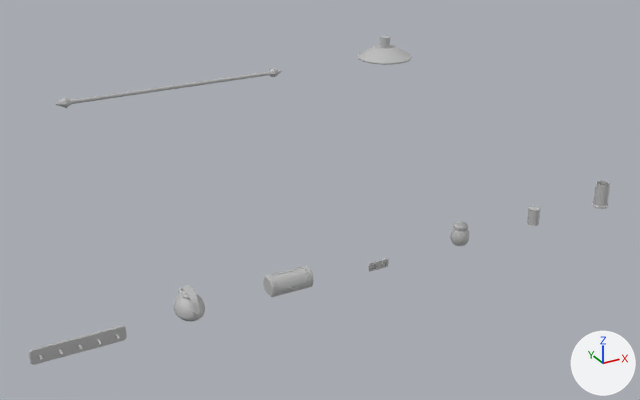
Two versions of the FBX model Assets/04_Models/Cuisine/Props.fbx, one commit apart.
Rendered twice from a 50 mm lens placed at (-4.3, -6.61, 4.15), pointed at (-0.61, 0.09, 0.8). Every picture has the same lights, and +X, +Y and +Z are marked at lower right. Where no turn or scale is listed for an object, it has been applied to the vertices.

The older version as bpy lines, for what is in view:
```python
me_mesh_002 = bpy.data.meshes.new('Mesh.002')
me_mesh_002.from_pydata(...)  # 180 vertices, 188 faces; spans x -0.412..0.412, y -0.084..0.0, z -0.075..0.075
me_mesh_002.materials.append(mat_lambert1)  # grey #bcbcbc
me_mesh_003 = bpy.data.meshes.new('Mesh.003')
me_mesh_003.from_pydata(...)  # 322 vertices, 350 faces; spans x -0.219..0.219, y -0.117..0.117, z 0.0..0.176
me_mesh_003.materials.append(mat_lambert1)  # grey #bcbcbc
me_mesh_008 = bpy.data.meshes.new('Mesh.008')
me_mesh_008.from_pydata(...)  # 561 vertices, 605 faces; spans x -0.134..0.134, y -0.214..0.231, z 0.0..0.28
me_mesh_008.materials.append(mat_lambert1)  # grey #bcbcbc
ob_boite_a_pain = bpy.data.objects.new('Boite_A_Pain', me_mesh_003)
ob_boite_a_pain.location = (-1.0, 0.0, 0.0)
ob_stand_a_ustensile = bpy.data.objects.new('Stand_a_Ustensile', me_mesh_002)
ob_stand_a_ustensile.location = (-3.0, 0.0, 0.0)
ob_theiere1 = bpy.data.objects.new('Theiere1', me_mesh_008)
ob_theiere1.location = (-2.0, 0.0, 0.0)
# also in view: 'Tringle_Rideau' at (-2.0, 0.0, 2.12); 'Lampe' at (0.0, 0.0, 2.2)
```
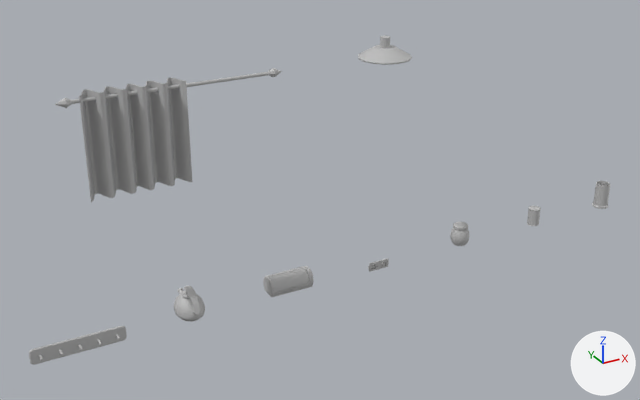
Where the change shows, as pixel boxes (x1, y1, x2, y2) in the pictures (640 x 400 px):
'Rideau', added: after (79, 78, 193, 202)

Edits to the bpy script that builds the scene:
```text
Add me_mesh_009:
    me_mesh_009.from_pydata(...)  # 402 vertices, 496 faces; spans x -0.429..0.429, y -0.076..0.076, z 1.308..2.182
    me_mesh_009.materials.append(mat_lambert1)  # grey #bcbcbc
Add ob_rideau:
    ob_rideau = bpy.data.objects.new('Rideau', me_mesh_009)
    ob_rideau.location = (-2.356, -0.012, 0.0)
```
